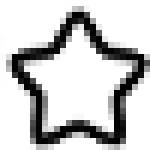
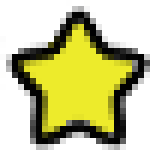
Revision of a layered 150×150 image; what changed, layer by layer:
added layer "Pasted Layer copy" above "Layer #1" over [18, 24, 132, 138]
added layer "Layer #1" above "Pasted Layer" over [18, 24, 132, 138]
hid "Pasted Layer", painted on it over [18, 24, 132, 138]
